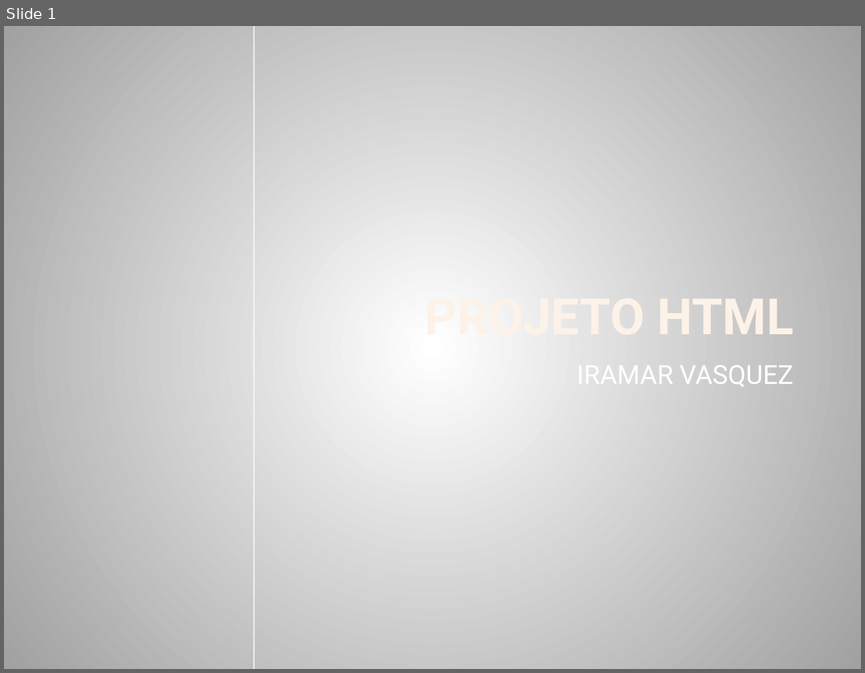
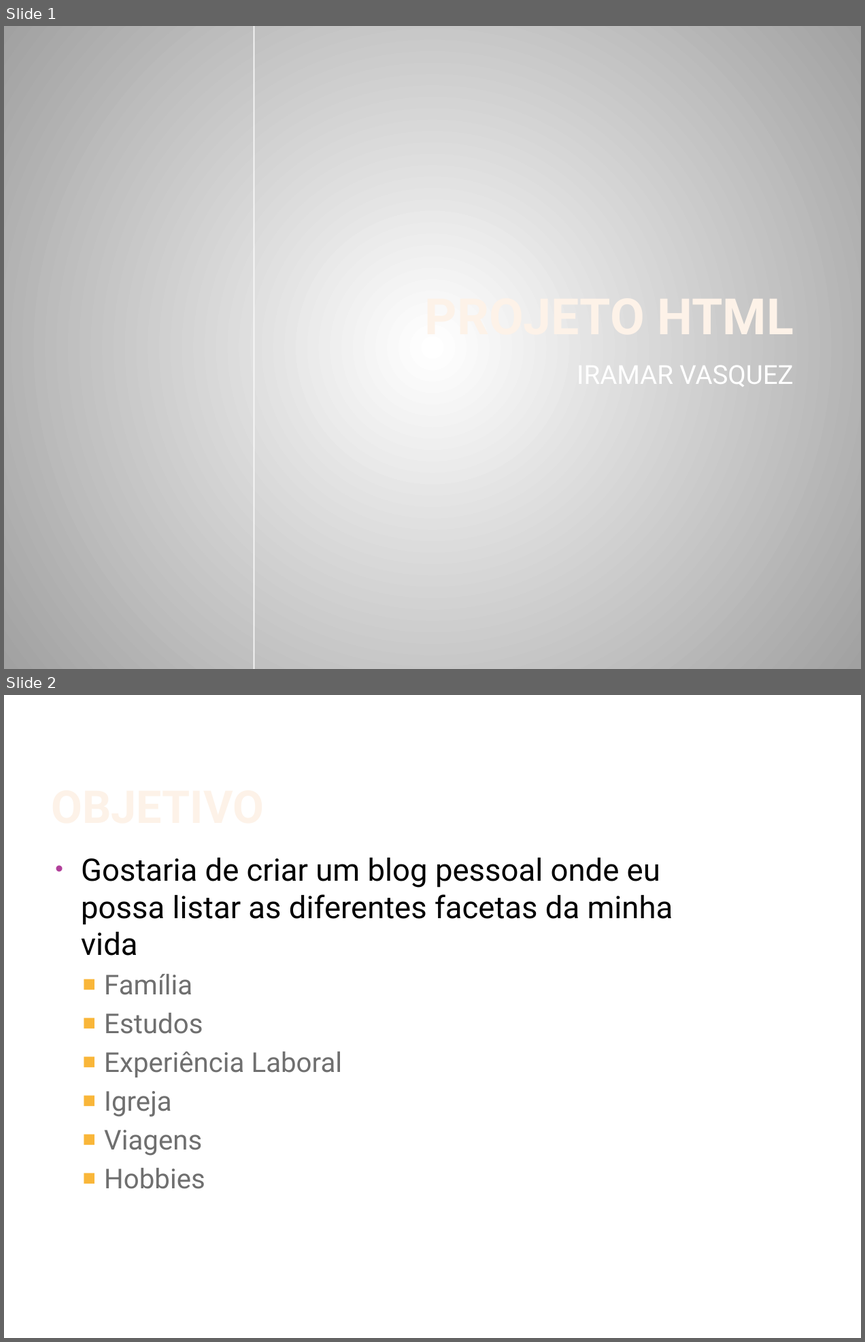
Before and after one commit to iramarvasquez/Projeto_HTML, a slide deck: Projeto_HTML.pptx. Shown one above the other, each under a label of ours: slide 1 before the commit, slides 1 and 2 after it. The pictures are 865x673 and 865x1342 pixels, drawn with LibreOffice and Linux fonts; fonts in the diff are those of the drawing; background and template pictures are left out. Boxes give left, top, right and bottom in pixels: in the first picture for what was removed or moved away, otherwise in the second. Text is boxed around its words. In the diff, an @@ line names an element or a change of style, - is before the commit and + after.

Commit message:
Rascunho inicial do meu blog

```diff
--- a/Projeto_HTML.pptx
+++ b/Projeto_HTML.pptx
@@ slide 2 added at [4,695,861,1338], background #FFFFFF @@
@@ title added at [47,725,725,832], 38 pt, text gradient #FEF7F1 to #FEF3E8 to #FBCF9C to #F9B94C, bold @@
+OBJETIVO
@@ text added at [81,858,673,1189], 26 pt, text #000000 @@
+• Gostaria de criar um blog pessoal onde eu possa listar as diferentes facetas da minha vida
+  ■ Família
+  ■ Estudos
+  ■ Experiência Laboral
+  ■ Igreja
+  ■ Viagens
+  ■ Hobbies
```
Also in this commit, not shown: 1 other slide added, 1 slide removed.
